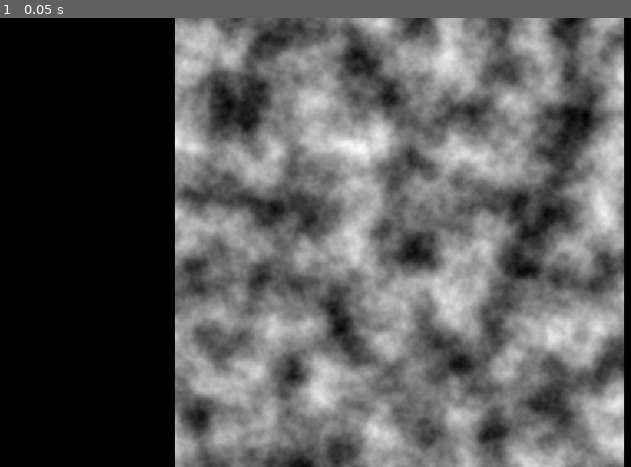
Above: before the commit, frame 1.
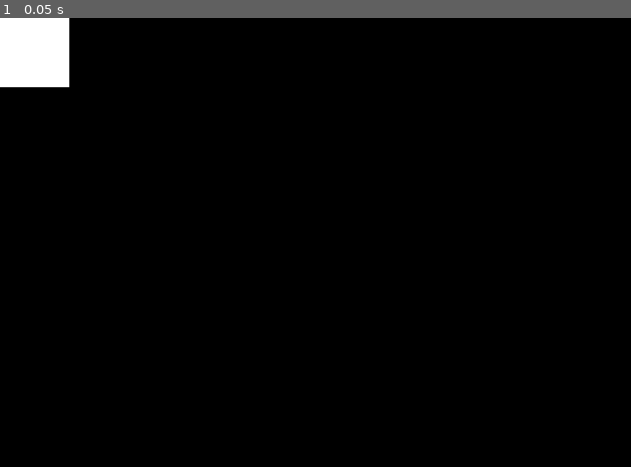
Above: after the commit, the same moment.

Repository: Dobefu/godot-game-of-life
Game: Godot game, scene res://main.tscn
The game is run twice, just before and just after one commit, with the same random seed, the same clock (stepped at 60 frames per second) and the same inputs.
Inputs:
- Up to frame 1 (0.05 s): no input

The runs differ from the first frame. In frame 1, 72% of the frame differs, in the area x 0-99%, y 0-100%.

Commit message:
Add a basic canvas

Diff:
--- /dev/null
+++ b/canvas.gd
@@ -0,0 +1,14 @@
+extends Control
+
+var canvas = ImageTexture.new()
+var width = 100
+var height = 100
+
+func _ready() -> void:
+	canvas.set_size_override(Vector2(width, height))
+
+func _process(_delta: float) -> void:
+	queue_redraw()
+
+func _draw() -> void:
+	draw_rect(Rect2(Vector2(0, 0), Vector2(width, height)), Color.WHITE)
--- a/main.tscn
+++ b/main.tscn
@@ -1,12 +1,6 @@
-[gd_scene load_steps=4 format=3 uid="uid://dalynyb5co3c2"]
+[gd_scene load_steps=2 format=3 uid="uid://dalynyb5co3c2"]
 
-[sub_resource type="Gradient" id="Gradient_3aset"]
-
-[sub_resource type="FastNoiseLite" id="FastNoiseLite_4xi8u"]
-
-[sub_resource type="NoiseTexture2D" id="NoiseTexture2D_axfol"]
-color_ramp = SubResource("Gradient_3aset")
-noise = SubResource("FastNoiseLite_4xi8u")
+[ext_resource type="Script" path="res://canvas.gd" id="1_ogbtn"]
 
 [node name="Main" type="Control"]
 layout_mode = 3
@@ -25,13 +19,14 @@
 grow_vertical = 2
 color = Color(0, 0, 0, 1)
 
-[node name="GameTexture" type="TextureRect" parent="."]
+[node name="GameTexture" type="Control" parent="."]
 texture_filter = 1
 layout_mode = 1
 anchors_preset = 15
 anchor_right = 1.0
 anchor_bottom = 1.0
+offset_right = -1152.0
+offset_bottom = -648.0
 grow_horizontal = 2
 grow_vertical = 2
-texture = SubResource("NoiseTexture2D_axfol")
-stretch_mode = 5
+script = ExtResource("1_ogbtn")
